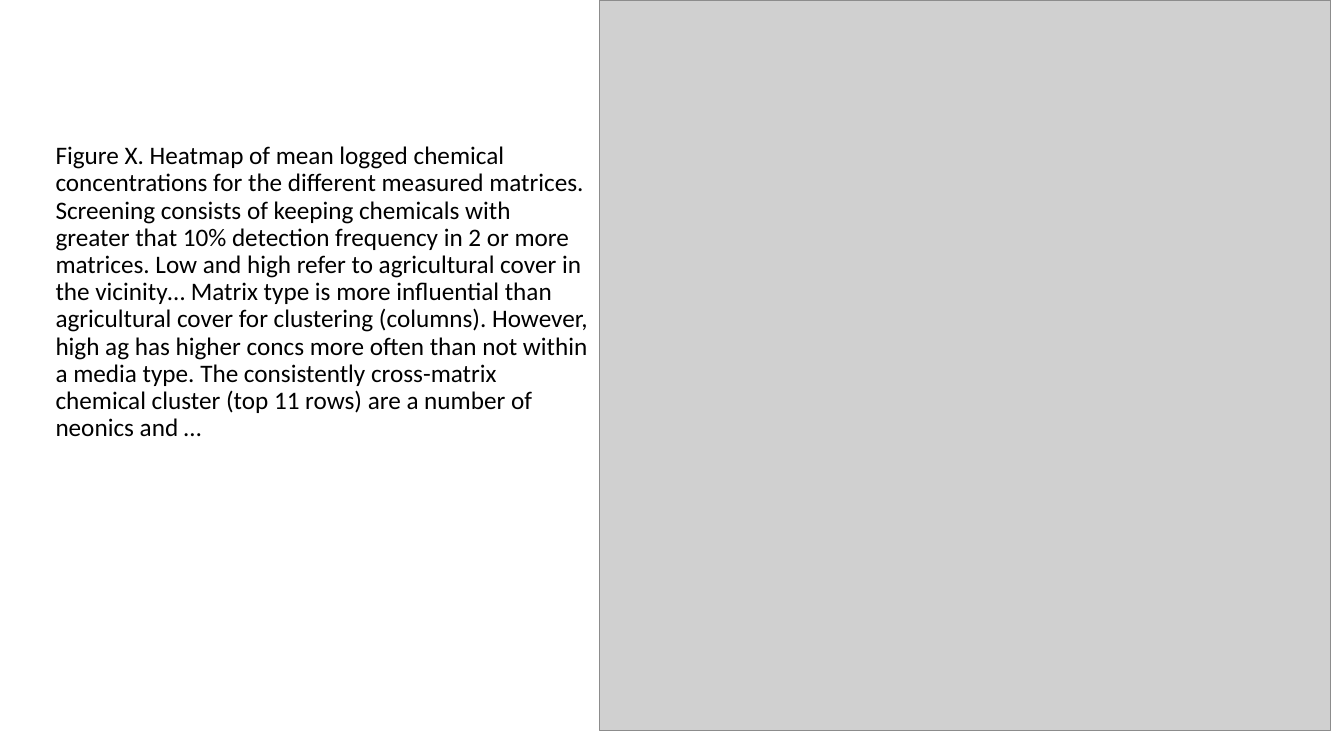
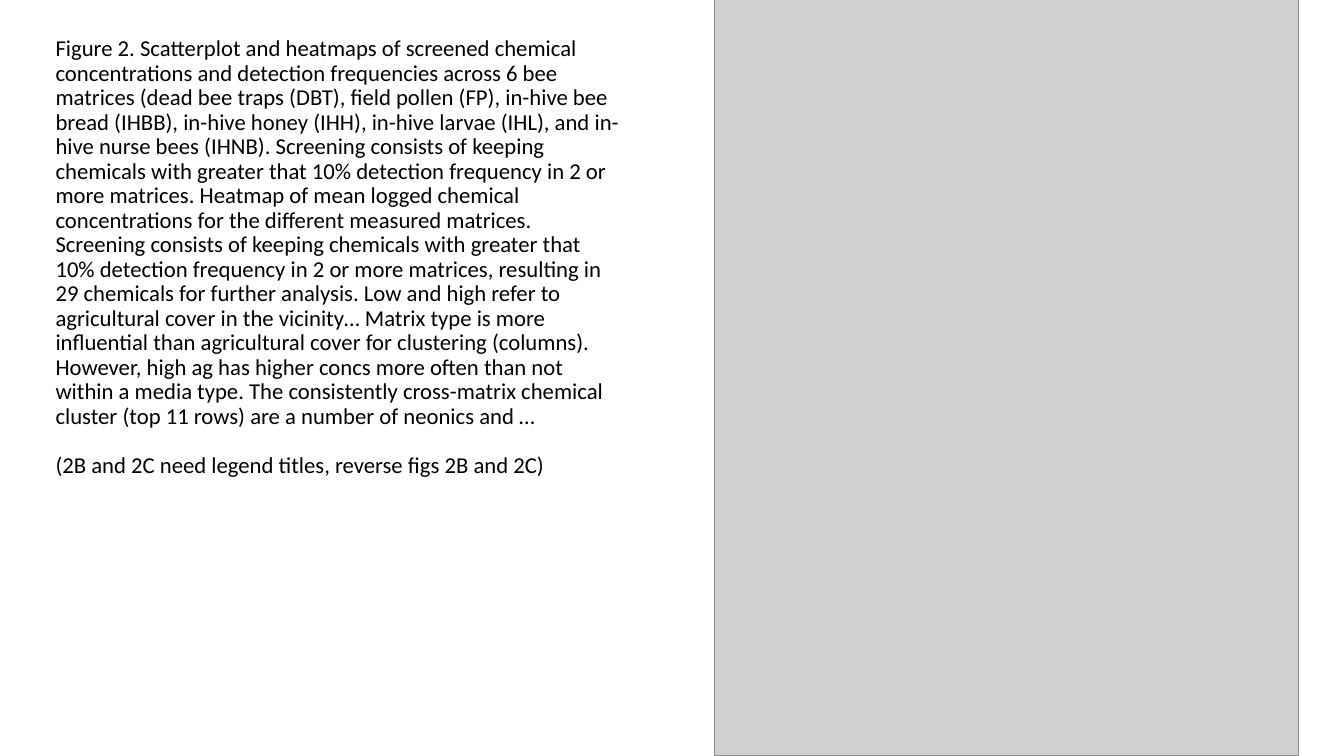
Before and after one commit to bee-modeling/glinski_bee_matrices, a slide deck: slide 3 of pptx/glinski_bee_matrices.pptx (slide 2 before the commit). Drawn at 1344x756 pixels with LibreOffice and Linux fonts; fonts in the diff are those of the drawing; grey boxes stand for pictures. Boxes give left, top, right and bottom in pixels: in the first picture for what was removed or moved away, otherwise in the second. Text is boxed around its words. In the diff, an @@ line names an element or a change of style, - is before the commit and + after.

Commit message:
boxplot comparisons for manuscript figure

```diff
--- a/pptx/glinski_bee_matrices.pptx
+++ b/pptx/glinski_bee_matrices.pptx
@@ picture: place and size @@
-picture at (600,0,1331,731)
+picture at (715,0,1300,756)
@@ title at (56,40,619,477): text changed; size 18 to 16.2 pt @@
-Figure X. Heatmap of mean logged chemical concentrations for the different measured matrices. Screening consists of keeping chemicals with greater that 10% detection frequency in 2 or more matrices. Low and high refer to agricultural cover in the vicinity… Matrix type is more influential than agricultural cover for clustering (columns). However, high ag has higher concs more often than not within a media type. The consistently cross-matrix chemical cluster (top 11 rows) are a number of neonics and …
+Figure 2. Scatterplot and heatmaps of screened chemical concentrations and detection frequencies across 6 bee matrices (dead bee traps (DBT), field pollen (FP), in-hive bee bread (IHBB), in-hive honey (IHH), in-hive larvae (IHL), and in-hive nurse bees (IHNB). Screening consists of keeping chemicals with greater that 10% detection frequency in 2 or more matrices. Heatmap of mean logged chemical concentrations for the different measured matrices. Screening consists of keeping chemicals with greater that 10% detection frequency in 2 or more matrices, resulting in 29 chemicals for further analysis. Low and high refer to agricultural cover in the vicinity… Matrix type is more influential than agricultural cover for clustering (columns). However, high ag has higher concs more often than not within a media type. The consistently cross-matrix chemical cluster (top 11 rows) are a number of neonics and …
+(2B and 2C need legend titles, reverse figs 2B and 2C)
```
Also in this commit, not shown: 2 other slides changed, 4 slides added, 3 slides removed, 4 other files.
